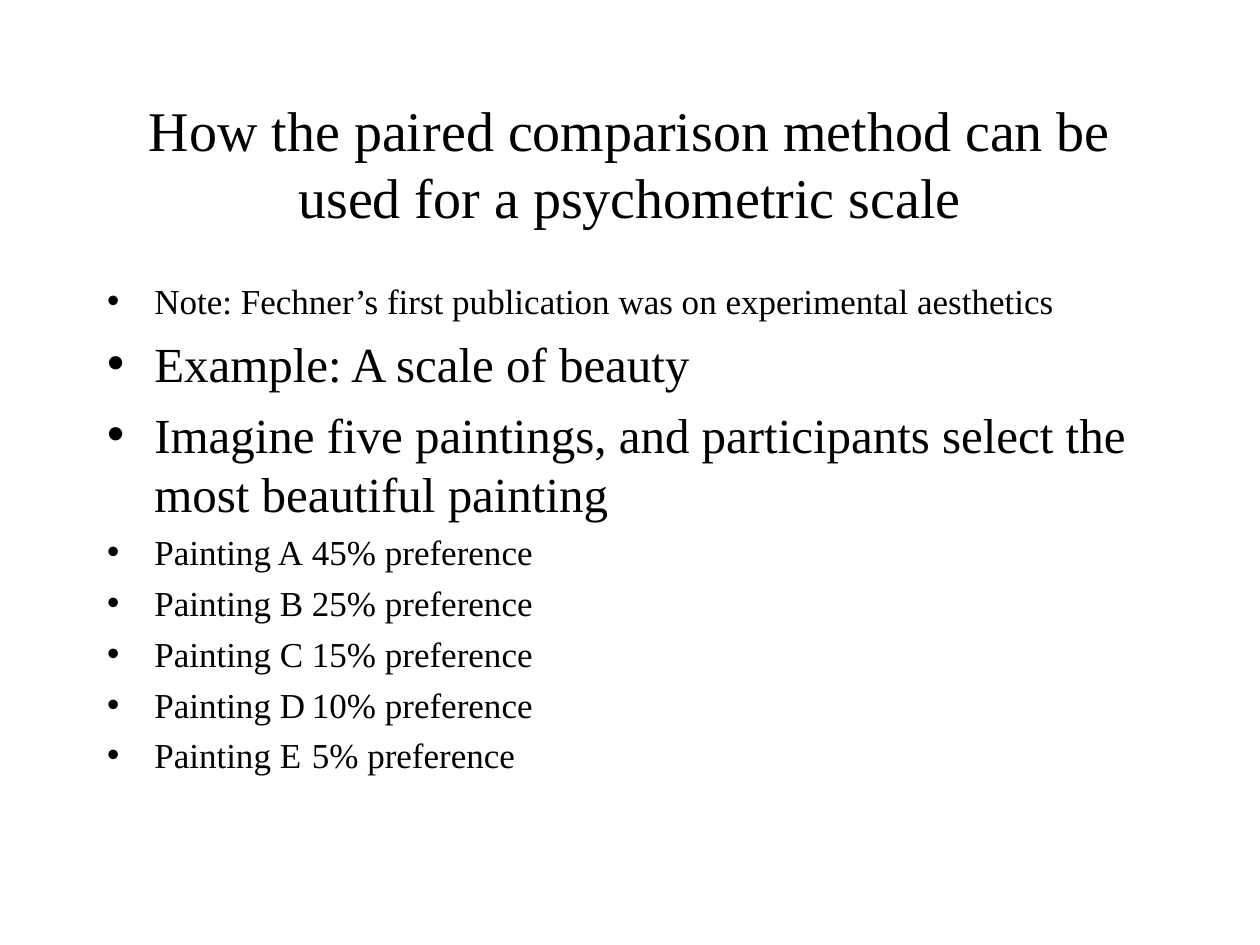
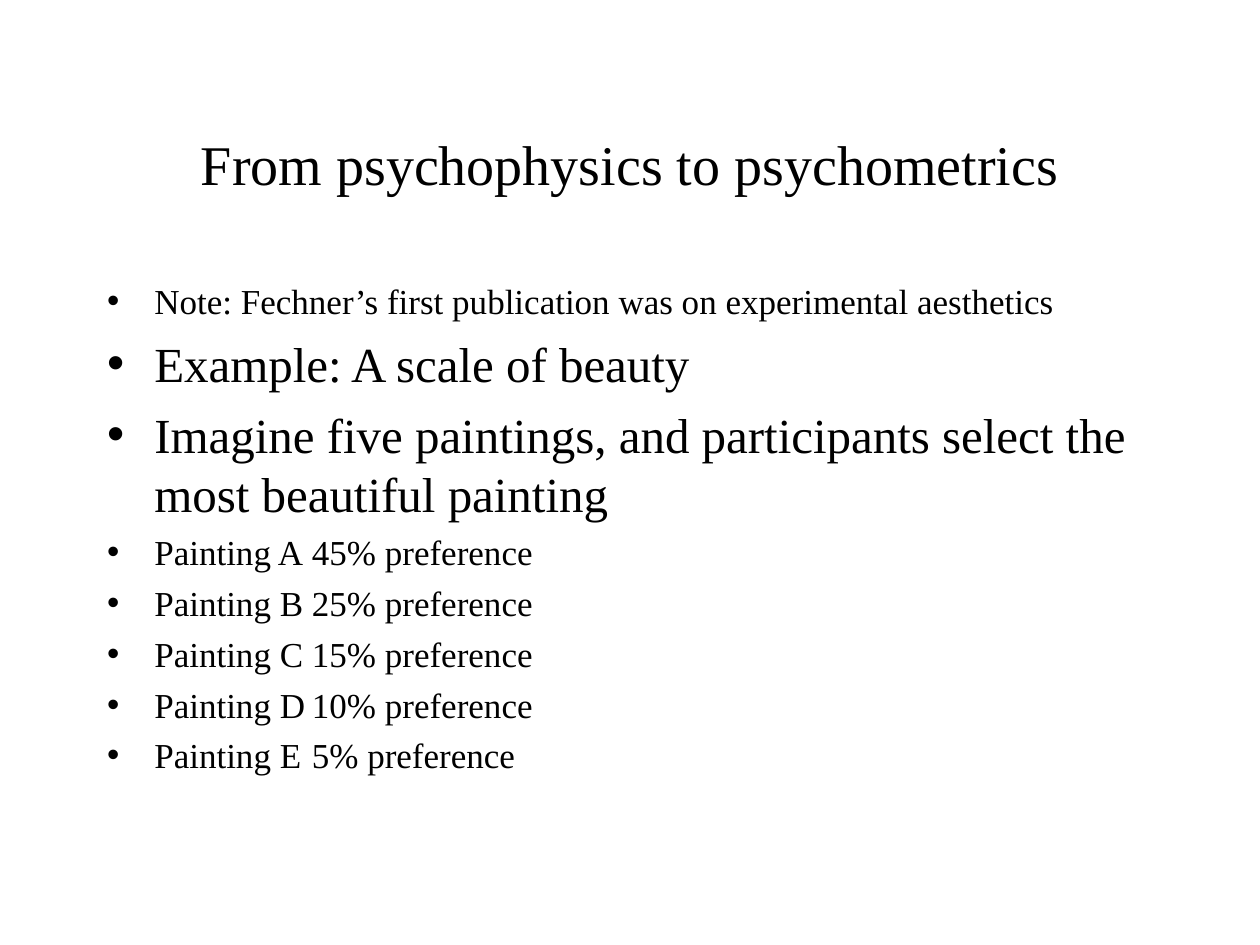
Before and after one commit to ajwills72/critical-thinking, a slide deck: slide 12 of src/measurement.odp (slide 13 before the commit). Drawn at 1260x945 pixels with LibreOffice and Linux fonts; fonts in the diff are those of the drawing. Boxes give left, top, right and bottom in pixels: in the first picture for what was removed or moved away, otherwise in the second. Text is boxed around its words. In the diff, an @@ line names an element or a change of style, - is before the commit and + after.

```diff
--- a/src/measurement.odp
+++ b/src/measurement.odp
@@ title at box(201, 146, 1057, 195): text changed @@
-How the paired comparison method can be used for a psychometric scale
+From psychophysics to psychometrics
```
Also in this commit, not shown: 7 other slides changed, 4 slides removed, 1 other file.
